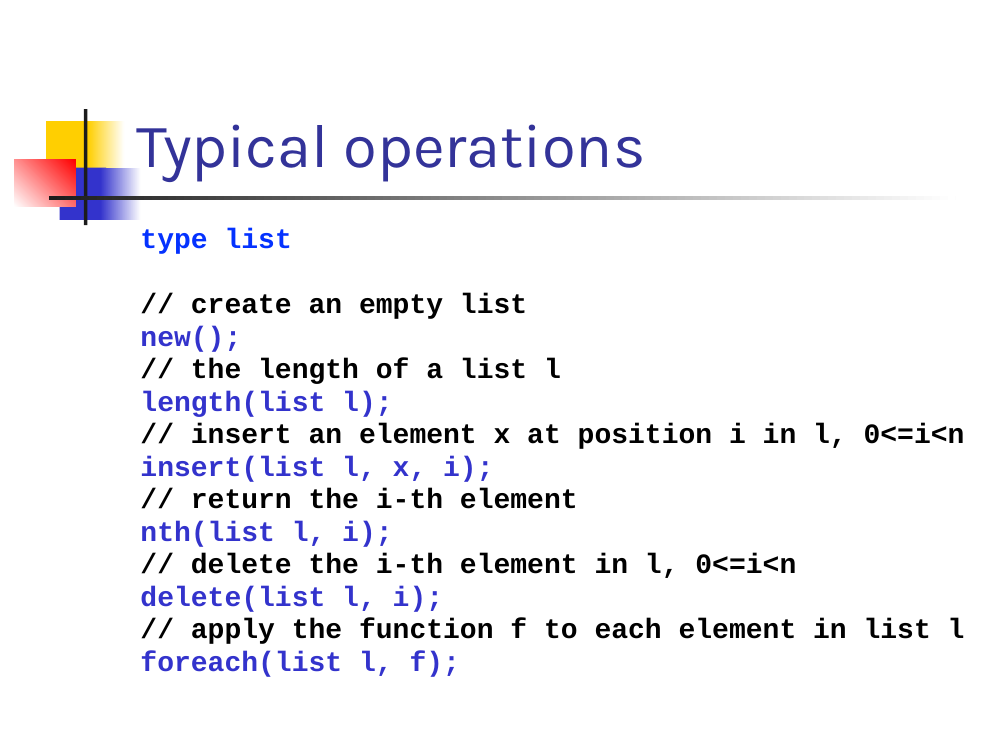
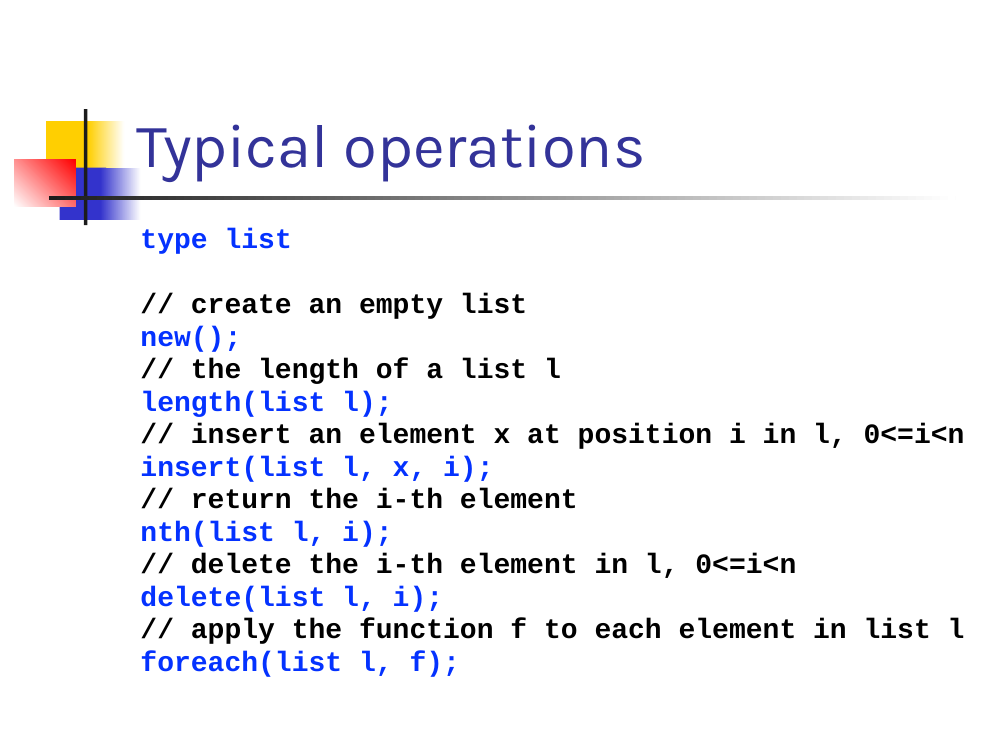
Before and after one commit to csslab-ustc/csslab-ustc.github.io, a slide deck: slide 5 of courses/sysprog/slides/lec11-vector.pptx. Drawn at 1008x756 pixels with LibreOffice and Linux fonts; fonts in the diff are those of the drawing. Boxes give left, top, right and bottom in pixels: in the first picture for what was removed or moved away, otherwise in the second. Text is boxed around its words. In the diff, an @@ line names an element or a change of style, - is before the commit and + after.

```diff
--- a/courses/sysprog/slides/lec11-vector.pptx
+++ b/courses/sysprog/slides/lec11-vector.pptx
@@ text at [140,326,493,677]: text colour #3333CC to #0432FF in "new();", "length(list l);", "insert(list l, x, i);", "nth(list l, i);" and 2 more places @@
```
Also in this commit, not shown: 25 other slides changed, 1 slide added.
